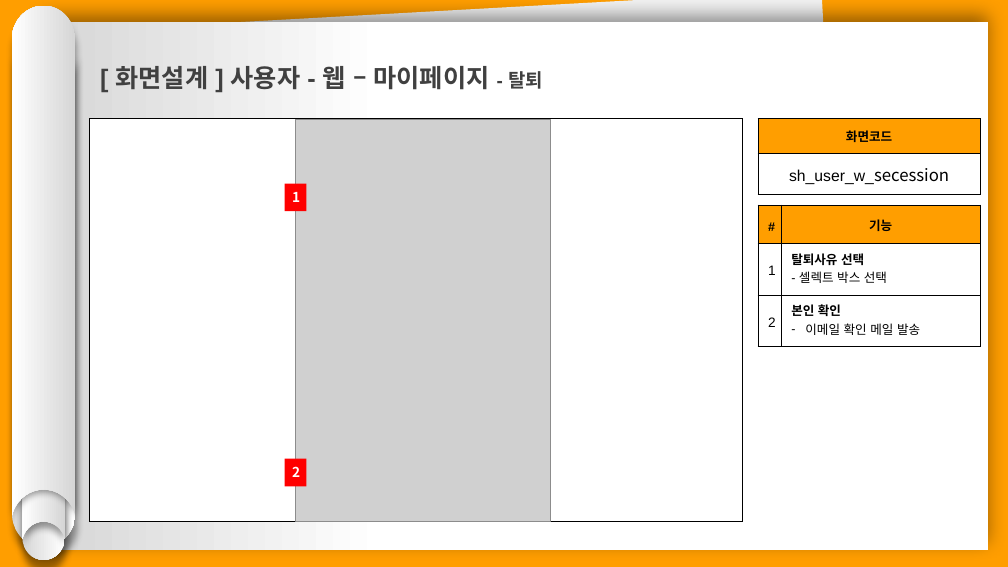
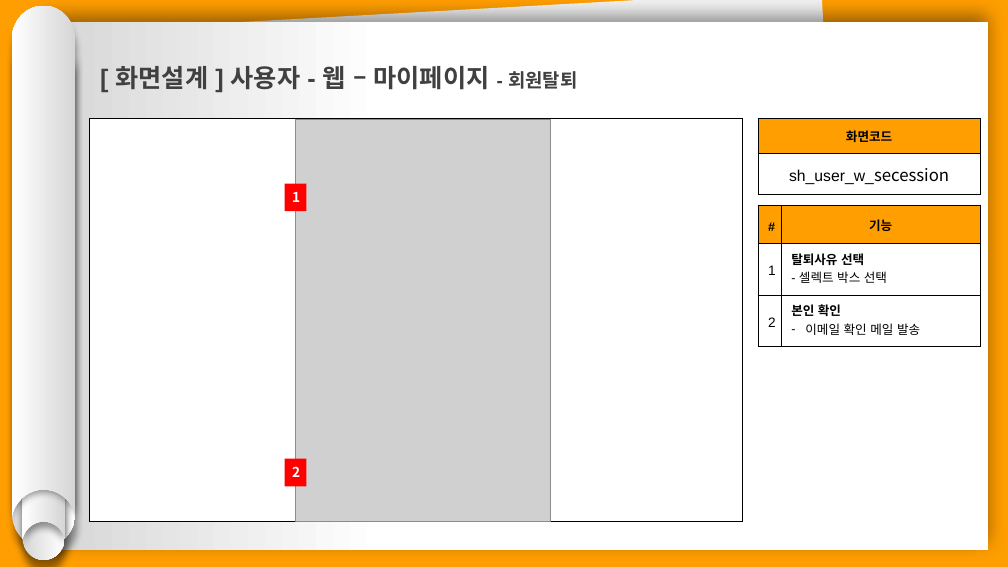
Before and after one commit to hhsw07/ezen-academy-projects, a slide deck: slide 6 of 0 발표용 파워포인트/project06 - 파워포인트 종합 - 서희.pptx. Drawn at 1008x567 pixels with LibreOffice and Linux fonts; fonts in the diff are those of the drawing; grey boxes stand for pictures. Boxes give left, top, right and bottom in pixels: in the first picture for what was removed or moved away, otherwise in the second. Text is boxed around its words. In the diff, an @@ line names an element or a change of style, - is before the commit and + after.

```diff
--- a/0 발표용 파워포인트/project06 - 파워포인트 종합 - 서희.pptx
+++ b/0 발표용 파워포인트/project06 - 파워포인트 종합 - 서희.pptx
@@ text at (116,66,578,90): text changed @@
-[ 화면설계 ] 사용자 - 웹 – 마이페이지 - 탈퇴
+[ 화면설계 ] 사용자 - 웹 – 마이페이지 - 회원탈퇴
```
Also in this commit, not shown: 1 other slide changed, 7 slides added.
